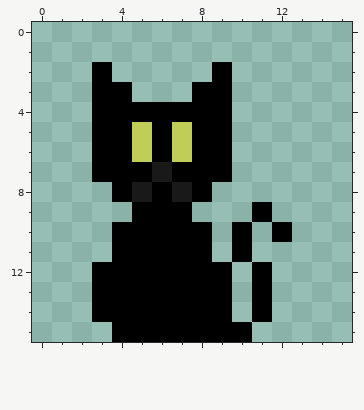
Pixel-art sprite: textures/cat-experiments/cat.png. That is the earlier state.
Rulers count pixels.
After the commit:
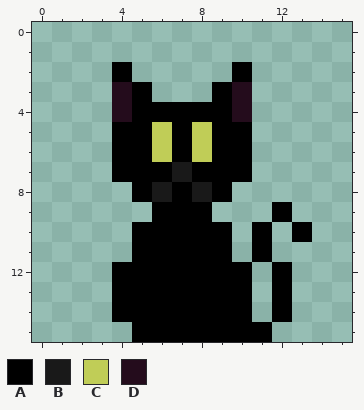
Palette (. is transparent): A #000000  B #191919  C #c0cd57  D #240c1c
Commit message: Added a timer that fires a signal for level ending, and all the idle cat animations (facing right).
From old to new:
file 64x64 -> 16x16 pixels (blocks of 4x4 -> 1x1; one block is one cell here)
Colour A is added in row 2 at x 4 and 10; in row 3 at x 5; in rows 5 to 7 at x 10; in row 8 at x 9; in row 9 at x 8 and 12; in row 10 at x 9, 11 and 13.
Colour A is added in row 11 at x 9 and 11; in rows 12 to 14 at x 10 and 12; in row 15 at x 11.
Colour A replaces colour B in row 7 at x 6; in row 8 at x 5 and 7.
Colour A replaces colour C in rows 5 to 6 at x 5 and 7.
Colour B replaces colour A in row 7 at x 7; in row 8 at x 6 and 8.
Colour C replaces colour A in rows 5 to 6 at x 6 and 8.
Colour D is added in rows 3 to 4 at x 10.
Colour D replaces colour A in rows 3 to 4 at x 4.
Colour A is removed in row 2 at x 3 and 9; in row 3 at x 3 and 8; in rows 4 to 7 at x 3; in row 8 at x 4; in row 9 at x 5 and 11; in row 10 at x 4, 10 and 12.
Colour A is removed in row 11 at x 4 and 10; in rows 12 to 14 at x 3 and 11; in row 15 at x 4.
Boxes around the changes in both pictures, in picture pixels (x1, y1, x2, y2):
changed: (92, 62, 312, 342)
